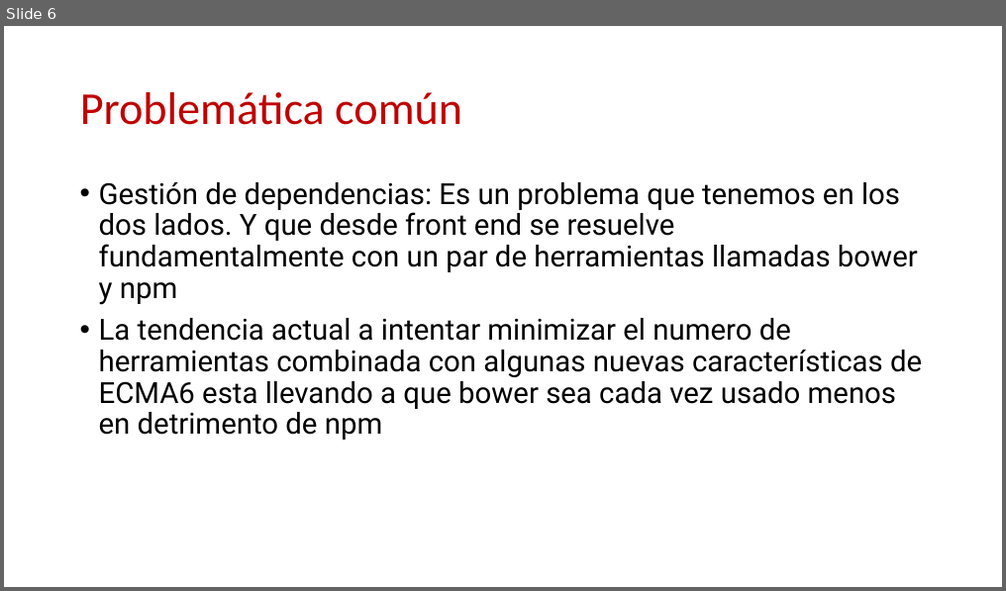
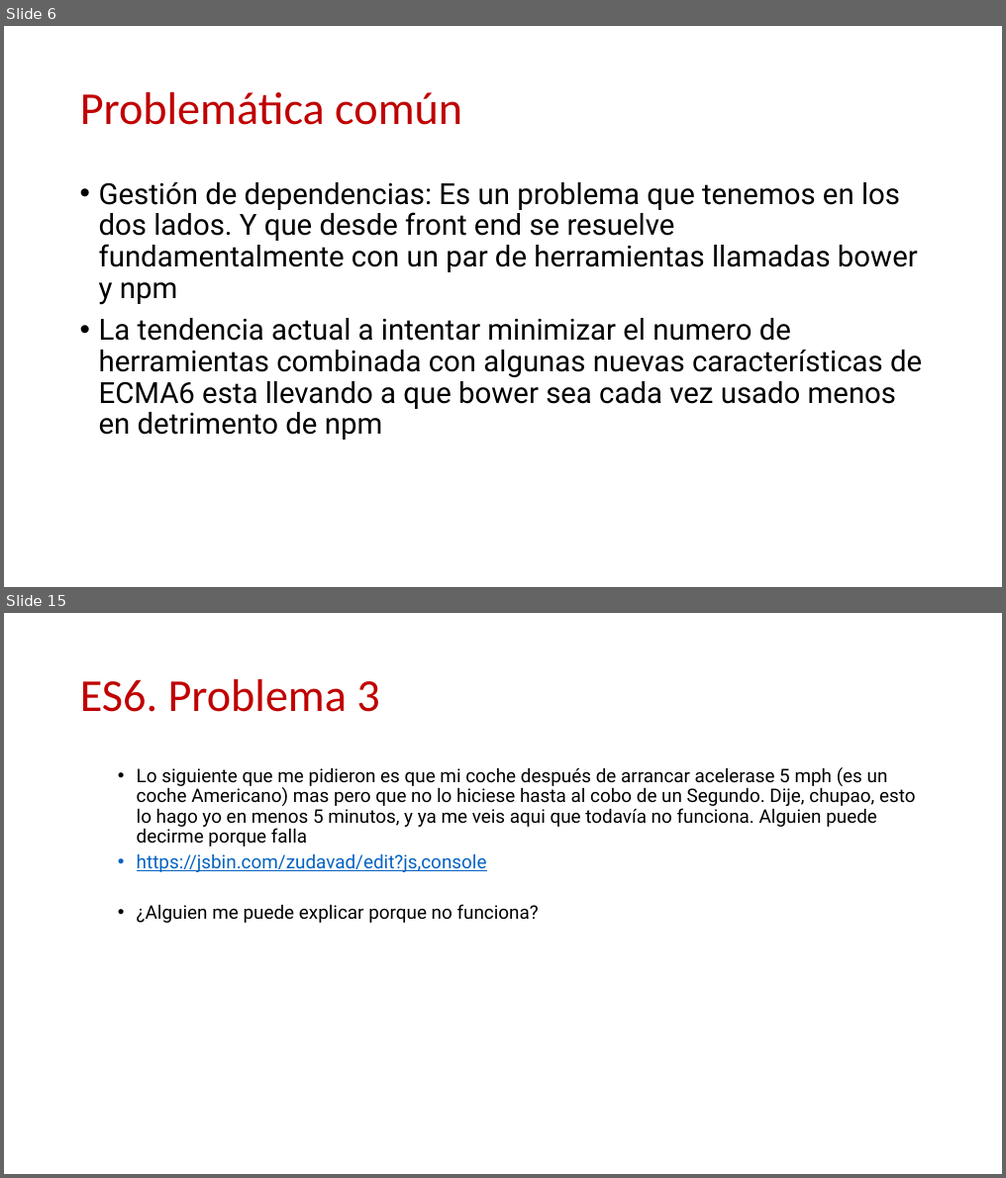
Before and after one commit to Robert-Freire/Introduction, a slide deck: resume.pptx. Shown one above the other, each under a label of ours: slide 6 before the commit, slides 6 and 15 after it; the slides between them are not shown. The pictures are 1006x591 and 1006x1178 pixels, drawn with LibreOffice and Linux fonts; fonts in the diff are those of the drawing; background and template pictures are left out. Boxes give left, top, right and bottom in pixels: in the first picture for what was removed or moved away, otherwise in the second. Text is boxed around its words. In the diff, an @@ line names an element or a change of style, - is before the commit and + after.

```diff
--- a/resume.pptx
+++ b/resume.pptx
@@ slide 15 added at [4,613,1002,1174], background #FFFFFF @@
@@ title added at [80,679,379,712], 44 pt, text #C00000 @@
+ES6. Problema 3
@@ text added at [137,767,916,923], 18 pt, text #000000 @@
+  • Lo siguiente que me pidieron es que mi coche después de arrancar acelerase 5 mph (es un coche Americano) mas pero que no lo hiciese hasta al cobo de un Segundo. Dije, chupao, esto lo hago yo en menos 5 minutos, y ya me veis aqui que todavía no funciona. Alguien puede decirme porque falla
+  • https://jsbin.com/zudavad/edit?js,console
+  • ¿Alguien me puede explicar porque no funciona?
```
Also in this commit, not shown: 5 slides changed, 18 other slides added, 24 slides removed, 3 other files.
